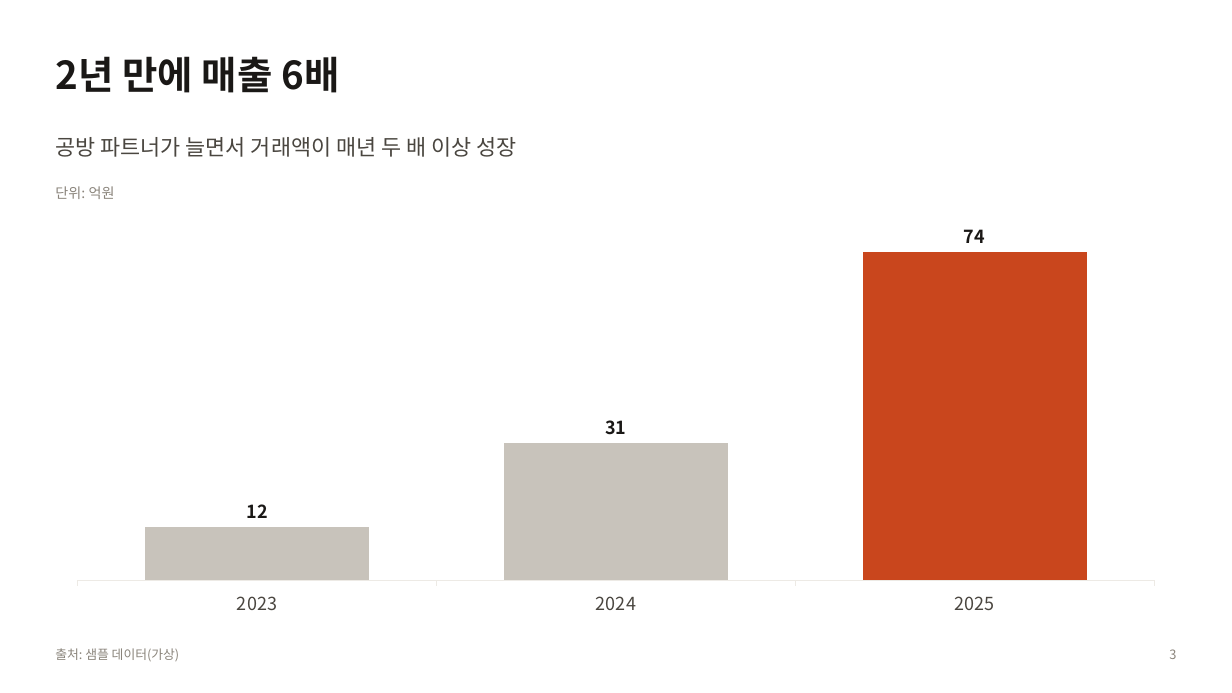
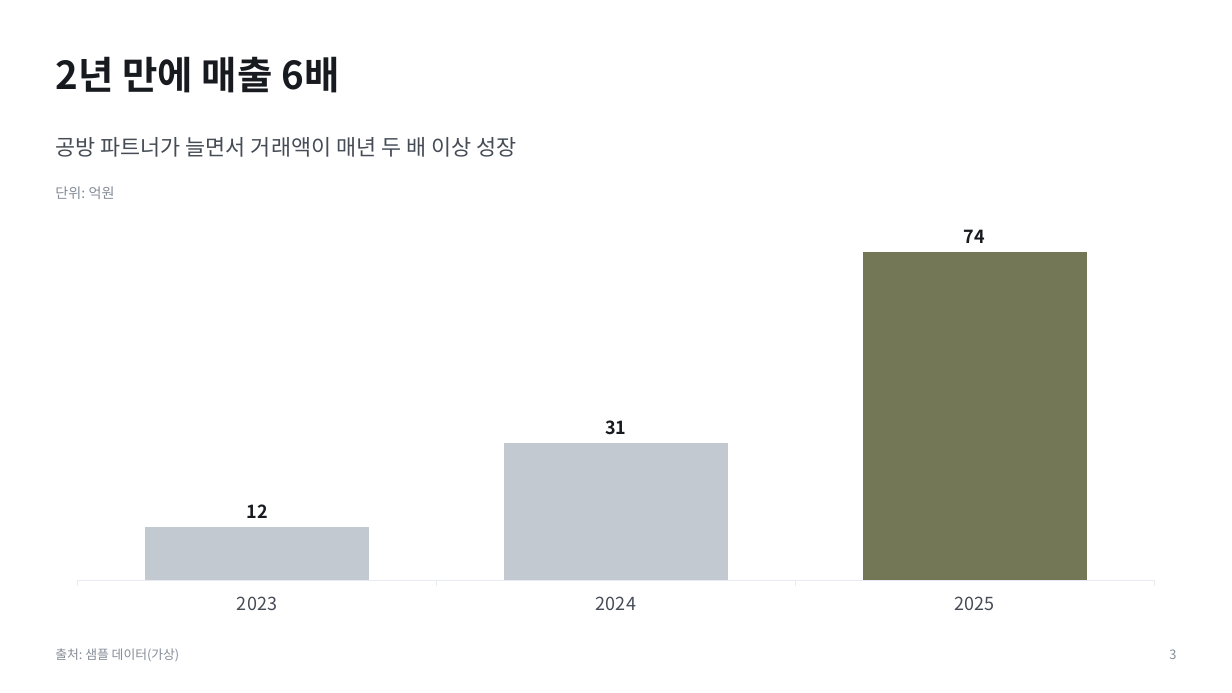
Before and after one commit to pck9880-sys/claude-design, a slide deck: slide 3 of output/ir-sample/deck.pptx. Drawn at 1232x693 pixels with LibreOffice and Linux fonts; fonts in the diff are those of the drawing. Boxes give left, top, right and bottom in pixels: in the first picture for what was removed or moved away, otherwise in the second. Text is boxed around its words. In the diff, an @@ line names an element or a change of style, - is before the commit and + after.

```diff
--- a/output/ir-sample/deck.pptx
+++ b/output/ir-sample/deck.pptx
@@ text "공방 파트너가 늘면서 거래액이 매년 ..." at [55,137,516,157]: text colour #4A4640 to #454C56 @@
@@ column chart at [55,217,1177,624] @@
@@ colour of Series 1 #C8C3BB to #C3C9D1 @@
@@ data labels of Series 1 changed @@
@@ colours of single points changed @@
@@ category axis changed @@
@@ lettering changed @@
@@ text colour #8A847B to #848C97 in 3 elements at [55,186,115,199], [55,648,179,661], [1169,649,1176,659] @@
```
Also in this commit, not shown: 8 other slides changed, 16 other files.
